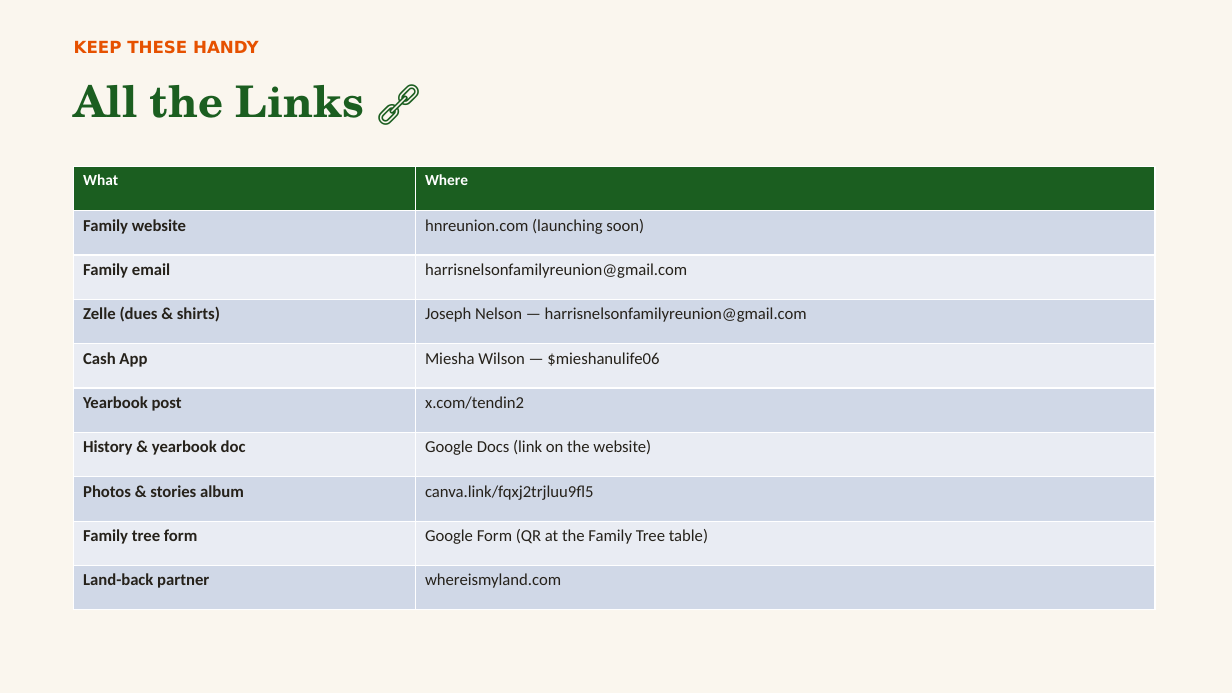
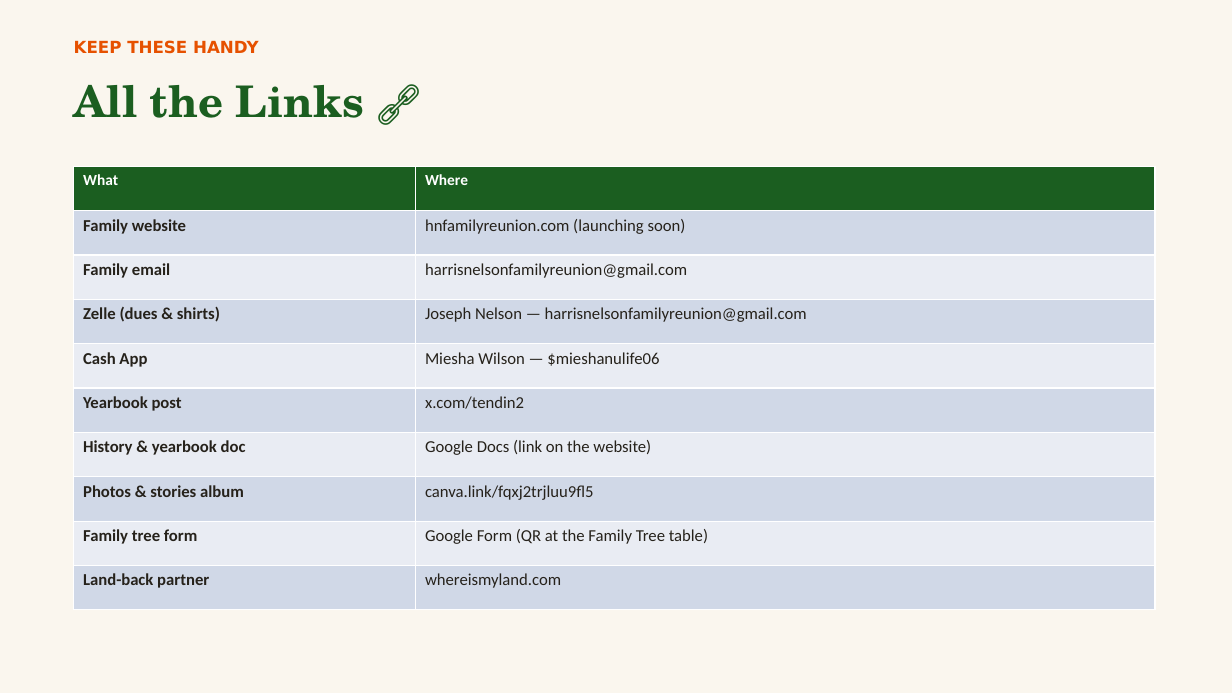
Before and after one commit to MEG-agt25/Family-Reunion, a slide deck: slide 30 of presentation/Harris-Nelson-Reunion-2026.pptx. Drawn at 1232x693 pixels with LibreOffice and Linux fonts; fonts in the diff are those of the drawing. Boxes give left, top, right and bottom in pixels: in the first picture for what was removed or moved away, otherwise in the second. Text is boxed around its words. In the diff, an @@ line names an element or a change of style, - is before the commit and + after.

```diff
--- a/presentation/Harris-Nelson-Reunion-2026.pptx
+++ b/presentation/Harris-Nelson-Reunion-2026.pptx
@@ table at <box>74,166,1155,610</box> @@
-row 2, column 2: hnreunion.com (launching soon)
+row 2, column 2: hnfamilyreunion.com (launching soon)
```
Also in this commit, not shown: 9 other slides changed, 14 other files.
